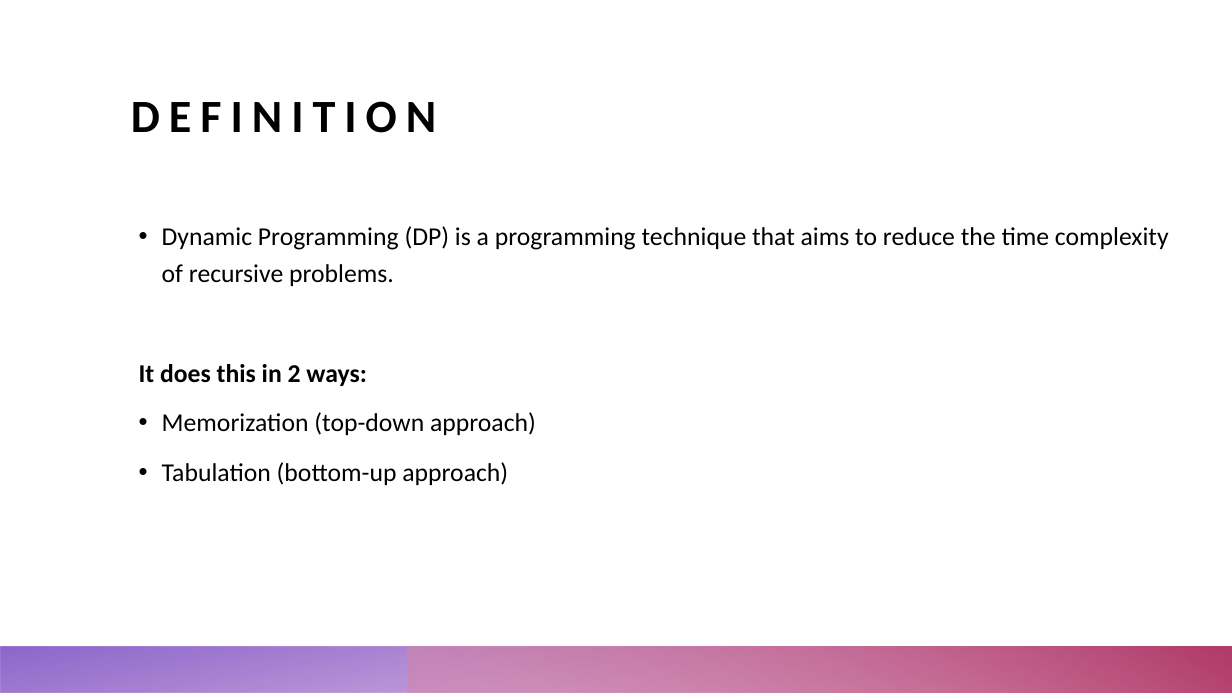
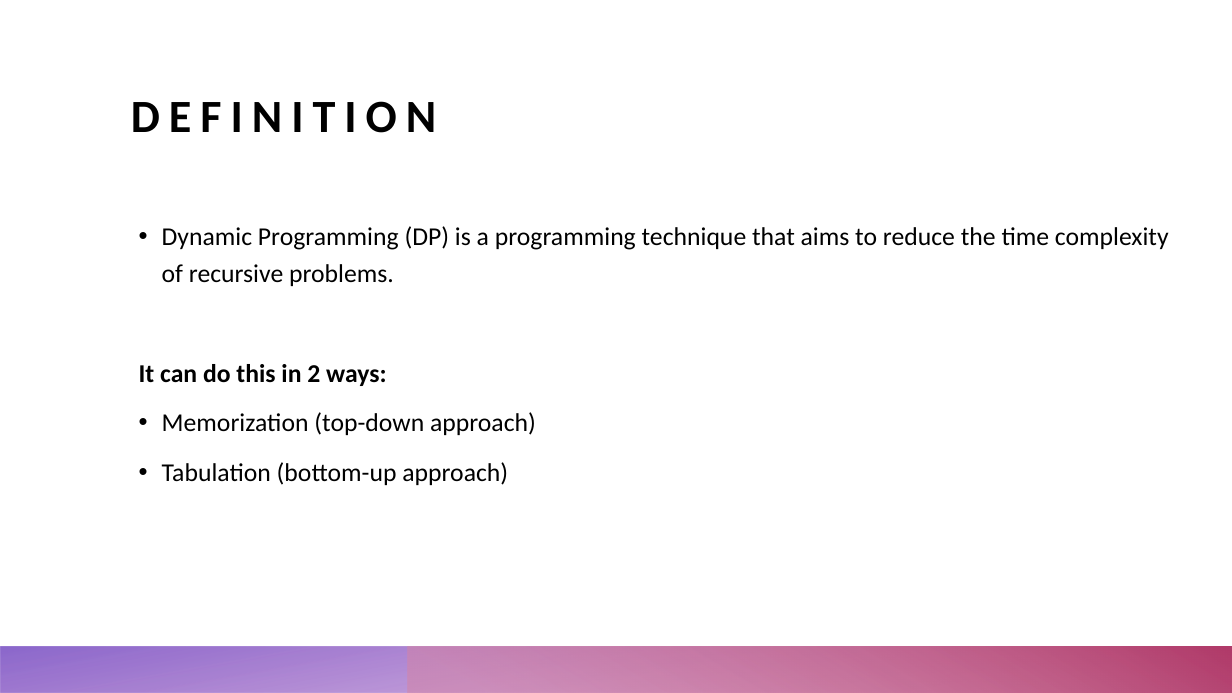
Before and after one commit to echoaj/TCS_PowerPoints, a slide deck: slide 2 of PowerPoints/Dynamic Programming.pptx. Drawn at 1232x693 pixels with LibreOffice and Linux fonts; fonts in the diff are those of the drawing. Boxes give left, top, right and bottom in pixels: in the first picture for what was removed or moved away, otherwise in the second. Text is boxed around its words. In the diff, an @@ line names an element or a change of style, - is before the commit and + after.

Commit message:
cleaned pptx

```diff
--- a/PowerPoints/Dynamic Programming.pptx
+++ b/PowerPoints/Dynamic Programming.pptx
@@ text at bbox=[139, 364, 386, 386]: text changed @@
-It does this in 2 ways:
+It can do this in 2 ways:
```
Also in this commit, not shown: 3 other files.
